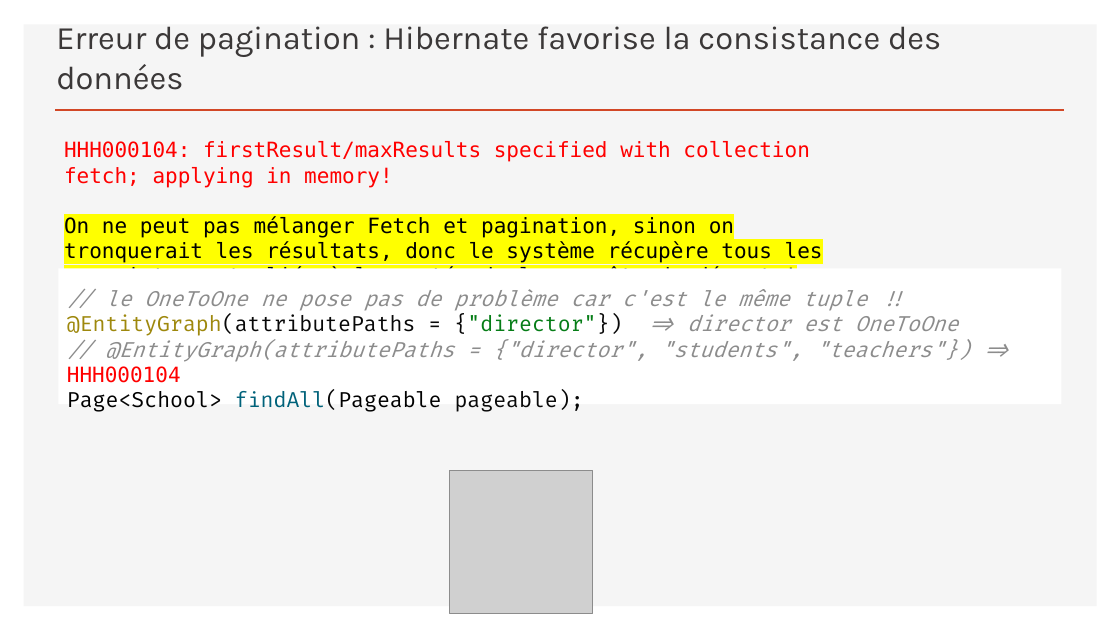
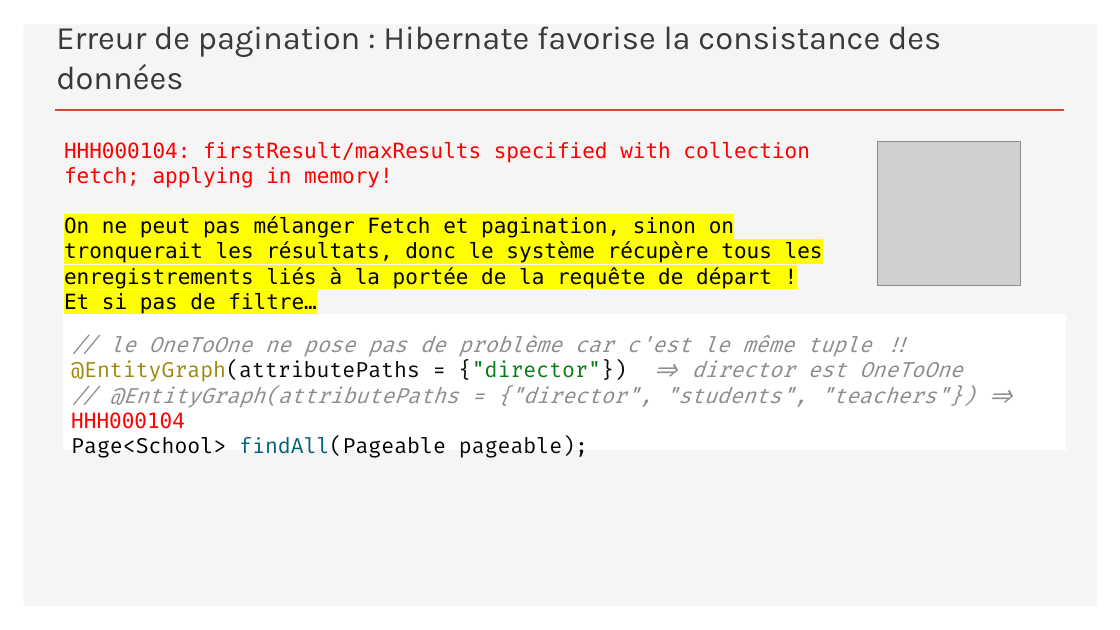
Before and after one commit to sebzuki/hibernate, a slide deck: slide 23 of JPA-HIBERNATE.pptx. Drawn at 1120x630 pixels with LibreOffice and Linux fonts; fonts in the diff are those of the drawing; grey boxes stand for pictures. Boxes give left, top, right and bottom in pixels: in the first picture for what was removed or moved away, otherwise in the second. Text is boxed around its words. In the diff, an @@ line names an element or a change of style, - is before the commit and + after.

```diff
--- a/JPA-HIBERNATE.pptx
+++ b/JPA-HIBERNATE.pptx
@@ picture moved from (x1=450, y1=471, x2=593, y2=614) to (x1=878, y1=142, x2=1022, y2=286) @@
@@ text at (x1=64, y1=293, x2=316, y2=314): paragraph added @@
+Et si pas de filtre…
@@ rectangle "// le OneToOne ne pose ..." moved from (x1=59, y1=269, x2=1062, y2=405) to (x1=63, y1=314, x2=1066, y2=450) @@
```
Also in this commit, not shown: 2 other slides changed.
